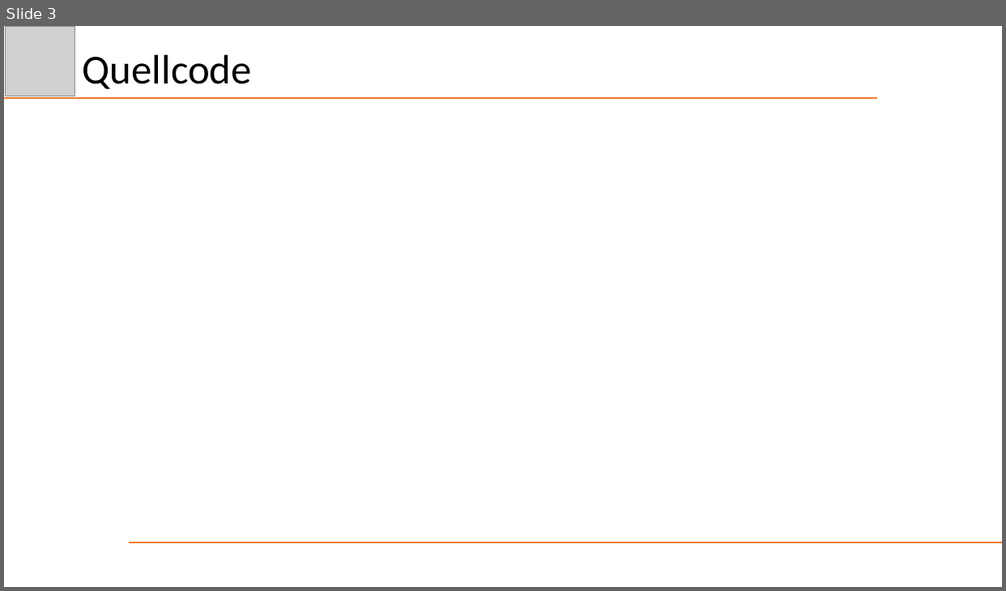
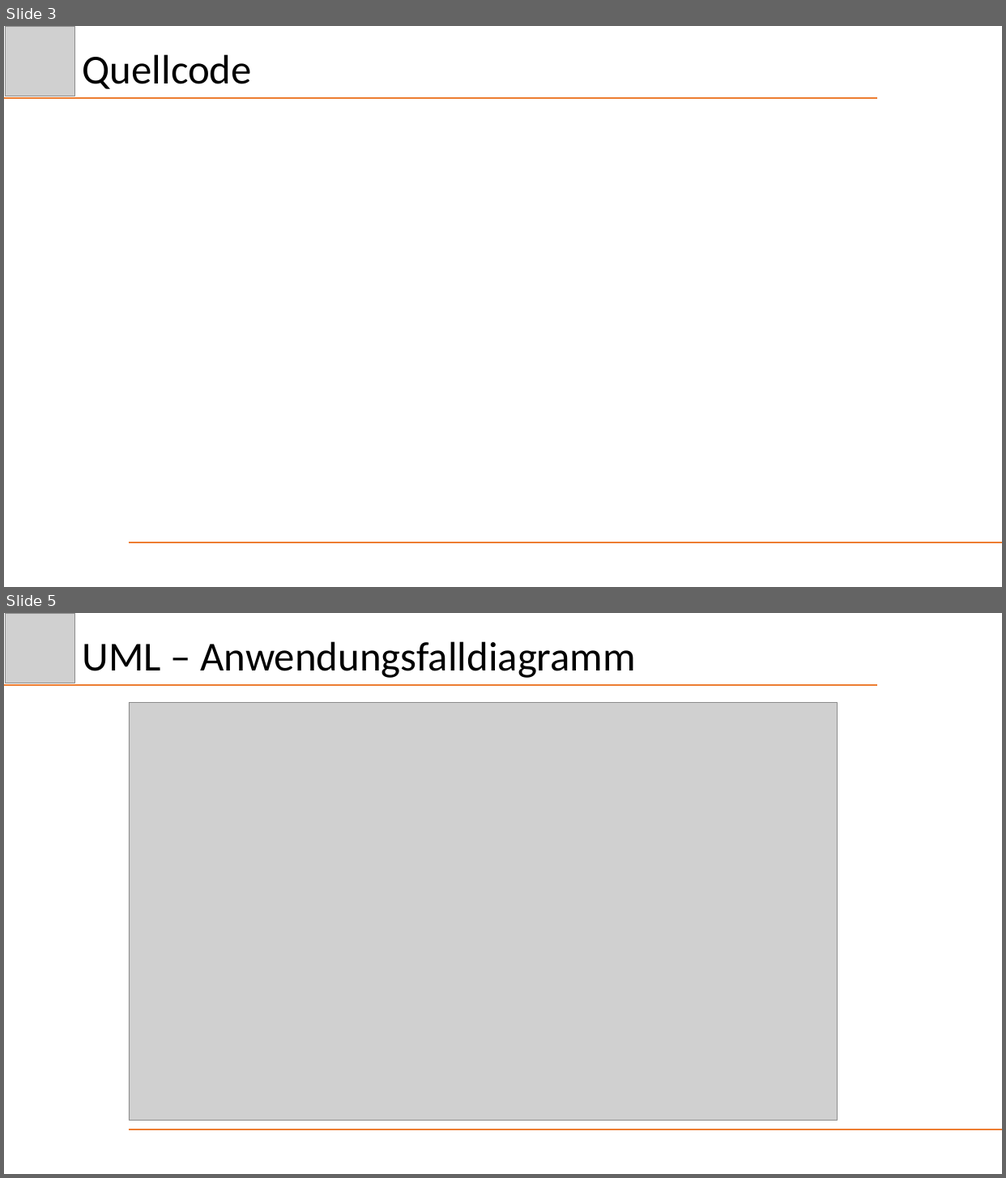
Before and after one commit to Schnitzel128/sejava, a slide deck: Präsentation/DezHex.pptx. Shown one above the other, each under a label of ours: slide 3 before the commit, slides 3 and 5 after it; the slides between them are not shown. The pictures are 1006x591 and 1006x1178 pixels, drawn with LibreOffice and Linux fonts; fonts in the diff are those of the drawing; grey boxes stand for pictures. Boxes give left, top, right and bottom in pixels: in the first picture for what was removed or moved away, otherwise in the second. Text is boxed around its words. In the diff, an @@ line names an element or a change of style, - is before the commit and + after.

```diff
--- a/Präsentation/DezHex.pptx
+++ b/Präsentation/DezHex.pptx
@@ slide 5 added at bbox=[4, 613, 1002, 1174], background #FFFFFF @@
@@ picture added at bbox=[6, 613, 75, 683] @@
@@ title added at bbox=[83, 641, 636, 678], 39.6 pt, text #000000 @@
+UML – Anwendungsfalldiagramm
@@ line added from (4, 685) to (878, 685), #ED7D31 1.5 pt @@
@@ picture added at bbox=[129, 702, 837, 1121] @@
@@ line added from (129, 1130) to (1002, 1130), #ED7D31 1.5 pt @@
```
Also in this commit, not shown: 4 slides changed, 16 other slides added, 1 slide removed, 3 other files.
